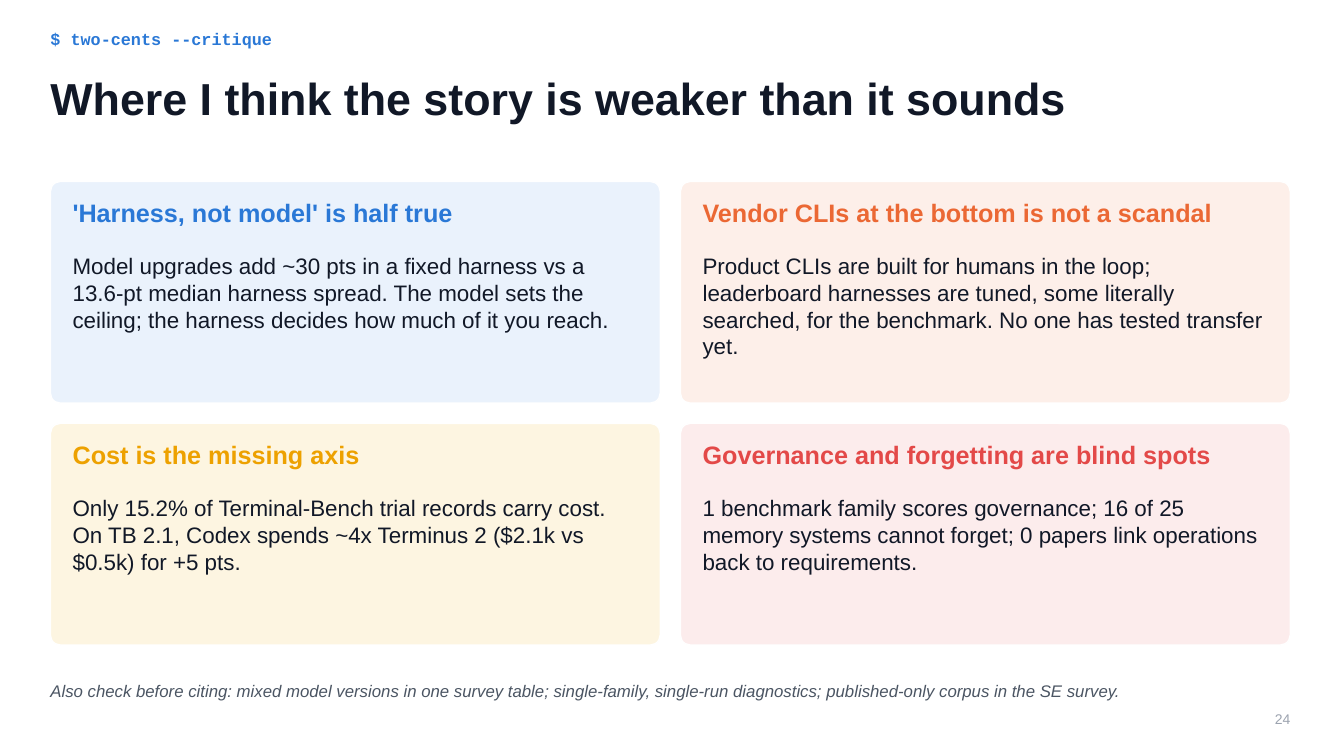
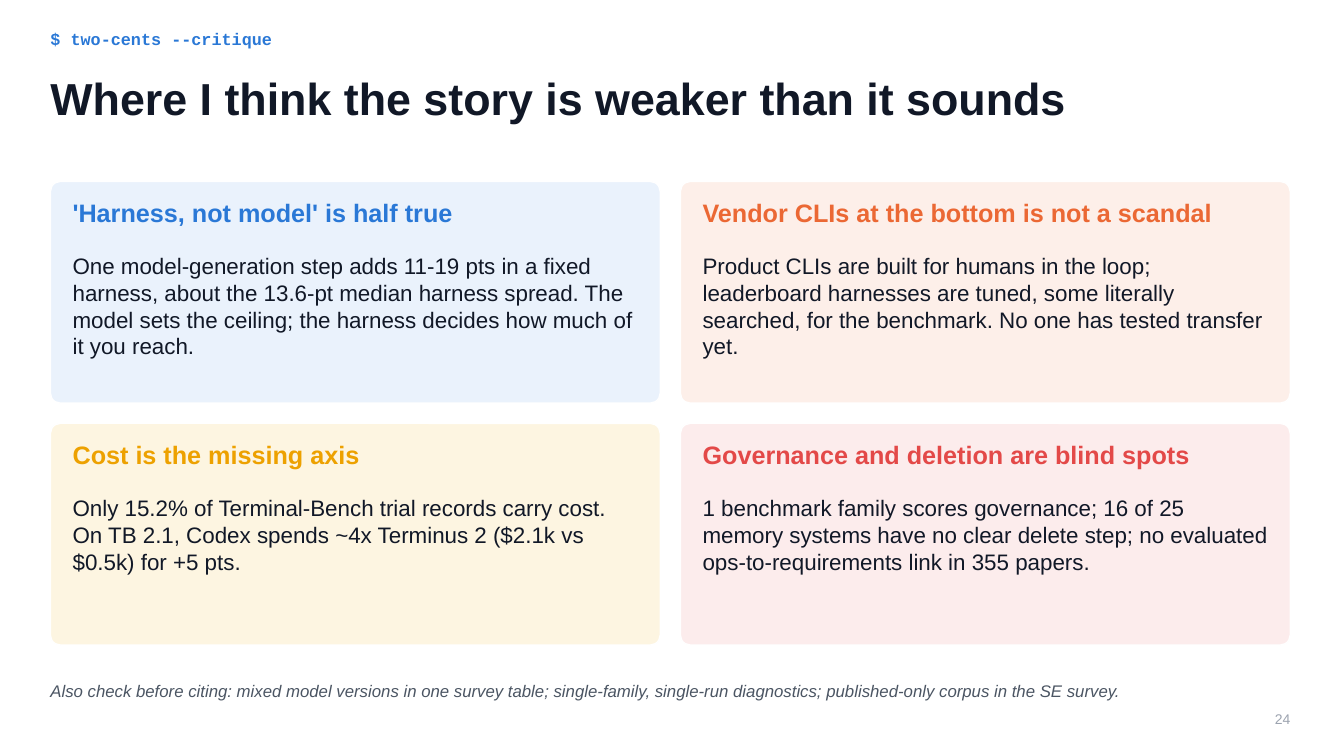
Before and after one commit to nitishsjsucs/agent-harness-engineering-survey, a slide deck: slide 24 of slides/harness_short_story.pptx. Drawn at 1344x756 pixels with LibreOffice and Linux fonts; fonts in the diff are those of the drawing. Boxes give left, top, right and bottom in pixels: in the first picture for what was removed or moved away, otherwise in the second. Text is boxed around its words. In the diff, an @@ line names an element or a change of style, - is before the commit and + after.

```diff
--- a/slides/harness_short_story.pptx
+++ b/slides/harness_short_story.pptx
@@ text at [73,257,633,359]: text changed @@
-Model upgrades add ~30 pts in a fixed harness vs a 13.6-pt median harness spread. The model sets the ceiling; the harness decides how much of it you reach.
+One model-generation step adds 11-19 pts in a fixed harness, about the 13.6-pt median harness spread. The model sets the ceiling; the harness decides how much of it you reach.
@@ text at [703,445,1189,469]: text changed @@
-Governance and forgetting are blind spots
+Governance and deletion are blind spots
@@ text at [703,499,1267,575]: text changed @@
-1 benchmark family scores governance; 16 of 25 memory systems cannot forget; 0 papers link operations back to requirements.
+1 benchmark family scores governance; 16 of 25 memory systems have no clear delete step; no evaluated ops-to-requirements link in 355 papers.
```
Also in this commit, not shown: 5 other slides changed, 15 other files.
